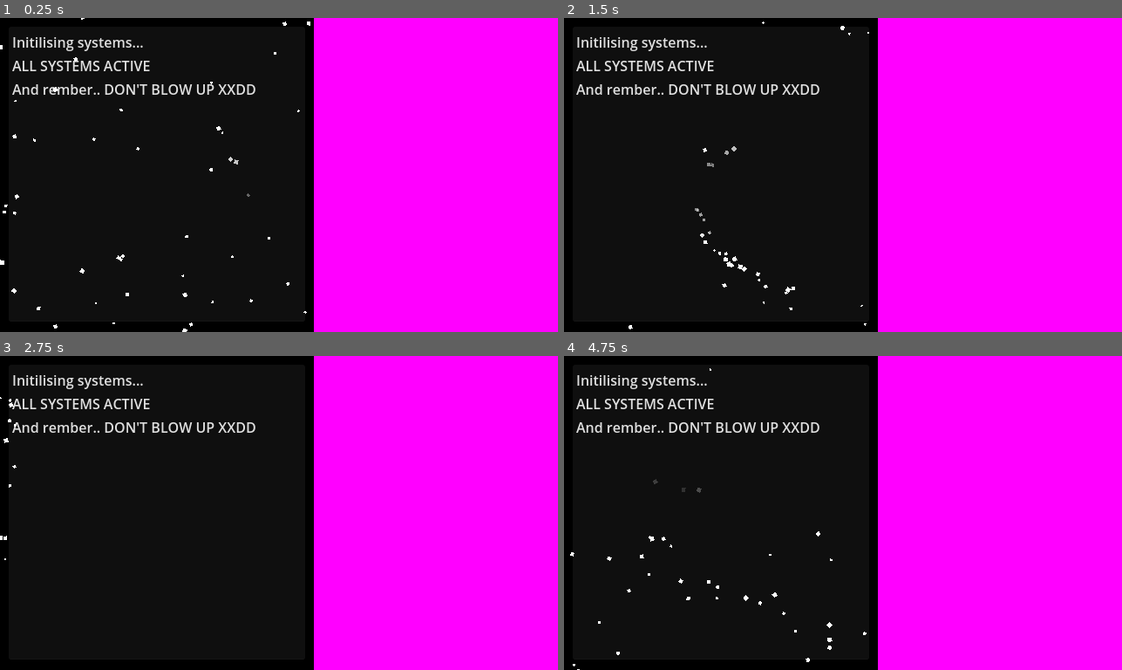
Above: before the commit, frames 1-4 (two rows, left to right).
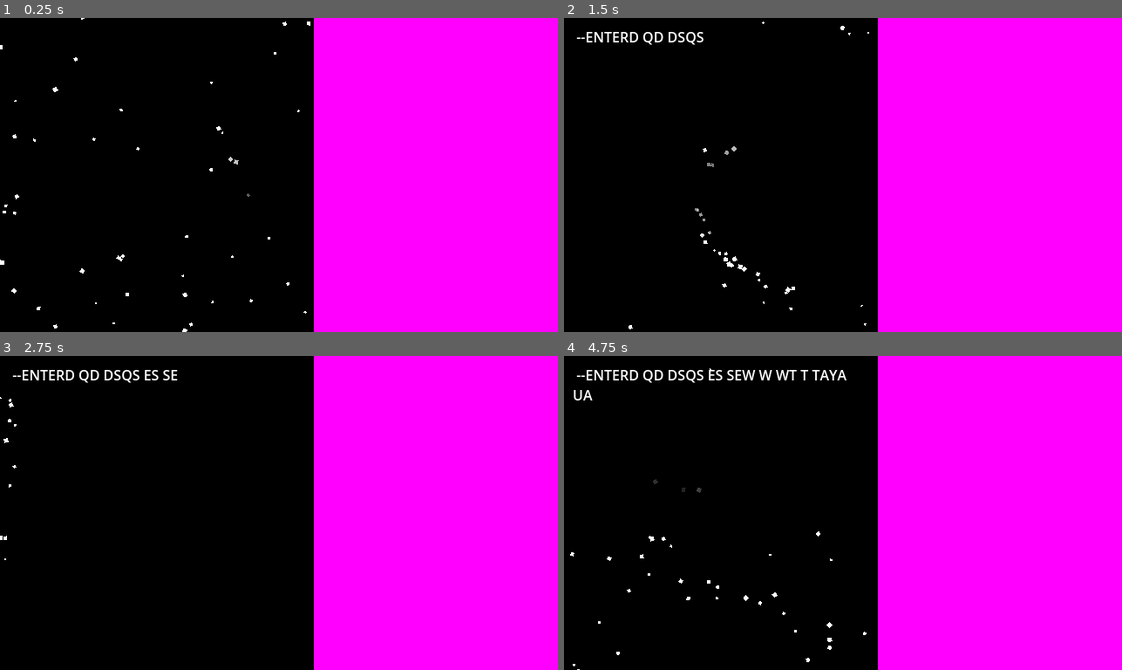
Above: after the commit, the same moments.

Repository: officialErnests/d-2dl-1
Game: Godot game, scene res://scenes/intro.tscn
Two runs of this game, one before a commit and one after it. Both use one fixed random seed, a clock stepped at 60 frames per second and the inputs below.
Inputs (mouse positions are in pixels of both pictures, inside the frame that each line leads up to):
- Up to frame 1 (0.25 s): no input
- Up to frame 2 (1.5 s): tap Enter at 0.5 s; move the mouse to (965, 159) at 0.52 s; hold D 0.53-1.28 s; hold Enter 0.53-1.28 s; tap Space at 0.77, 1.07 s; tap Q at 0.8, 1.35 s; move the mouse to (731, 190) at 1.27 s; hold S from 1.28 s (still down)
- Up to frame 3 (2.75 s): tap Space at 1.52, 1.82 s; tap E at 1.55 s; move the mouse to (334, 443) at 2.02 s; release S at 2.03 s; hold D from 2.03 s (still down); hold E from 2.03 s (still down); tap R at 2.3 s
- Up to frame 4 (4.75 s): move the mouse to (815, 575) at 2.77 s; release D at 2.78 s; release E at 2.78 s; hold W 2.78-3.53 s; tap R at 2.85 s; tap Space at 3.02, 3.32, 3.77, 4.07, 4.52 s; tap T at 3.05 s; move the mouse to (1010, 560) at 3.52 s; hold T 3.53-4.28 s; hold A from 3.53 s (still down); tap Y at 3.8, 4.35 s; move the mouse to (675, 465) at 4.27 s; tap U at 4.55 s

The runs differ from the first frame. In frame 1, 1.5% of the frame differs, in the area x 2-46%, y 6-25%; in frame 2, 1.8%; in frame 3, 1.9%; in frame 4, 2.2%, in the area x 1-51%, y 4-25%.

Commit message:
v0.1.1 cmds n shit

Diff:
--- a/scenes/intro.tscn
+++ b/scenes/intro.tscn
@@ -1,6 +1,8 @@
-[gd_scene load_steps=8 format=3 uid="uid://bpckjdnjuocul"]
+[gd_scene load_steps=10 format=3 uid="uid://bpckjdnjuocul"]
 
 [ext_resource type="Script" uid="uid://bm6abbotuqkb8" path="res://scripts/ready/intro.gd" id="1_yjqpq"]
+[ext_resource type="Script" uid="uid://bgw65uyo3j6mi" path="res://scripts/moduless/console.gd" id="2_4bx60"]
+[ext_resource type="Script" uid="uid://bidak4saascfr" path="res://scripts/main.gd" id="2_i2l1n"]
 [ext_resource type="Script" uid="uid://dobon3t2nwhdp" path="res://scripts/ready/color_rect.gd" id="2_yjqpq"]
 
 [sub_resource type="Animation" id="Animation_ioskq"]
@@ -319,21 +321,18 @@
 offset_bottom = 360.0
 color = Color(0, 0, 0, 1)
 
-[node name="TextEdit" type="TextEdit" parent="Game/Main"]
-layout_mode = 1
-anchors_preset = 15
-anchor_right = 1.0
-anchor_bottom = 1.0
+[node name="GameManager" type="Node" parent="Game/Main" node_paths=PackedStringArray("console")]
+script = ExtResource("2_i2l1n")
+console = NodePath("../Console")
+
+[node name="Console" type="RichTextLabel" parent="Game/Main"]
+layout_mode = 0
 offset_left = 10.0
 offset_top = 10.0
-offset_right = -10.0
-offset_bottom = -10.0
-grow_horizontal = 2
-grow_vertical = 2
-text = "Initilising systems...
-ALL SYSTEMS ACTIVE
-And rember.. DON'T BLOW UP XXDD"
-wrap_mode = 1
+offset_right = 350.0
+offset_bottom = 350.0
+bbcode_enabled = true
+script = ExtResource("2_4bx60")
 
 [node name="Terminal_animator" type="AnimationPlayer" parent="Game/Main"]
 
@@ -348,13 +347,13 @@
 mouse_filter = 2
 script = ExtResource("2_yjqpq")
 
-[node name="SubViewportContainer" type="SubViewportContainer" parent="Game/Main"]
+[node name="Minigames" type="SubViewportContainer" parent="Game/Main"]
 visible = false
 layout_mode = 0
 offset_right = 360.0
 offset_bottom = 360.0
 
-[node name="SubViewport" type="SubViewport" parent="Game/Main/SubViewportContainer"]
+[node name="SubViewport" type="SubViewport" parent="Game/Main/Minigames"]
 transparent_bg = true
 handle_input_locally = false
 size = Vector2i(360, 360)
--- /dev/null
+++ b/scripts/main.gd
@@ -0,0 +1,74 @@
+extends Node
+
+@export var console: Control
+
+var can_write = false
+var previous_cahrecter = ""
+
+
+func _process(delta):
+	var curent_text = detectKeyboard()
+	if previous_cahrecter == curent_text: return
+	previous_cahrecter = curent_text
+	write(curent_text)
+	checkSpecial()
+
+func write(p_string: String) -> void:
+	if can_write: return
+	console.addCharecter(p_string)
+
+func checkSpecial() -> void:
+	print(console.getLast(0))
+
+func detectKeyboard() -> String:
+	# others
+	if Input.is_key_pressed(KEY_SPACE): return " "
+	if Input.is_key_pressed(KEY_ENTER): return " --ENTER"
+	if Input.is_key_pressed(KEY_MINUS): return "-"
+
+	# keyboard
+	if Input.is_key_pressed(KEY_Q): return "Q"
+	if Input.is_key_pressed(KEY_W): return "W"
+	if Input.is_key_pressed(KEY_E): return "E"
+	if Input.is_key_pressed(KEY_R): return "R"
+	if Input.is_key_pressed(KEY_T): return "T"
+	if Input.is_key_pressed(KEY_Y): return "Y"
+	if Input.is_key_pressed(KEY_U): return "U"
+	if Input.is_key_pressed(KEY_I): return "I"
+	if Input.is_key_pressed(KEY_O): return "O"
+	if Input.is_key_pressed(KEY_P): return "P"
+	if Input.is_key_pressed(KEY_A): return "A"
+	if Input.is_key_pressed(KEY_S): return "S"
+	if Input.is_key_pressed(KEY_D): return "D"
+	if Input.is_key_pressed(KEY_F): return "F"
+	if Input.is_key_pressed(KEY_G): return "G"
+	if Input.is_key_pressed(KEY_H): return "H"
+	if Input.is_key_pressed(KEY_J): return "J"
+	if Input.is_key_pressed(KEY_K): return "K"
+	if Input.is_key_pressed(KEY_L): return "L"
+	if Input.is_key_pressed(KEY_Z): return "Z"
+	if Input.is_key_pressed(KEY_X): return "X"
+	if Input.is_key_pressed(KEY_C): return "C"
+	if Input.is_key_pressed(KEY_V): return "V"
+	if Input.is_key_pressed(KEY_B): return "B"
+	if Input.is_key_pressed(KEY_N): return "N"
+	if Input.is_key_pressed(KEY_M): return "M"
+
+	# numbers
+	if Input.is_key_pressed(KEY_1): return "1"
+	if Input.is_key_pressed(KEY_2): return "2"
+	if Input.is_key_pressed(KEY_3): return "3"
+	if Input.is_key_pressed(KEY_4): return "4"
+	if Input.is_key_pressed(KEY_5): return "5"
+	if Input.is_key_pressed(KEY_6): return "6"
+	if Input.is_key_pressed(KEY_7): return "7"
+	if Input.is_key_pressed(KEY_8): return "8"
+	if Input.is_key_pressed(KEY_9): return "9"
+	if Input.is_key_pressed(KEY_0): return "0"
+
+	# directions
+	if Input.is_key_pressed(KEY_LEFT): return "LEFT"
+	if Input.is_key_pressed(KEY_RIGHT): return "RIGHT"
+	if Input.is_key_pressed(KEY_UP): return "UP"
+	if Input.is_key_pressed(KEY_DOWN): return "DOWN"
+	return ""
--- /dev/null
+++ b/scripts/moduless/console.gd
@@ -0,0 +1,45 @@
+extends RichTextLabel
+
+var text_delay = 0.01
+var can_type = false
+
+func setSpeed(p_speed) -> void:
+	text_delay = p_speed
+
+func addCharecter(p_text: String) -> void:
+	text += p_text
+
+func addNewLine() -> void:
+	text += "\n"
+
+func addText(p_text: String) -> void:
+	text += "\n" + p_text
+	showText()
+
+func clearText() -> void:
+	text = ""
+	visible_characters = 0
+
+func getLast(p_offset) -> String:
+	var result = ""
+	for index in range(text.length()-1, -1, -1):
+		var iter_charecter = text[index]
+
+		# checks offset
+		if p_offset > 0 and iter_charecter == " ":
+			p_offset -1
+			continue
+
+		if iter_charecter == " ":
+			if result.length() > 0:
+				return result.reverse()
+			continue
+
+		result += iter_charecter
+	return result.reverse()
+
+func showText() -> void:
+	if text.length() > visible_characters:
+		visible_characters += 1
+		await get_tree().create_timer(text_delay).timeout
+		showText()
Not shown, added: scripts/main.gd.uid
Not shown, added: scripts/moduless/console.gd.uid
